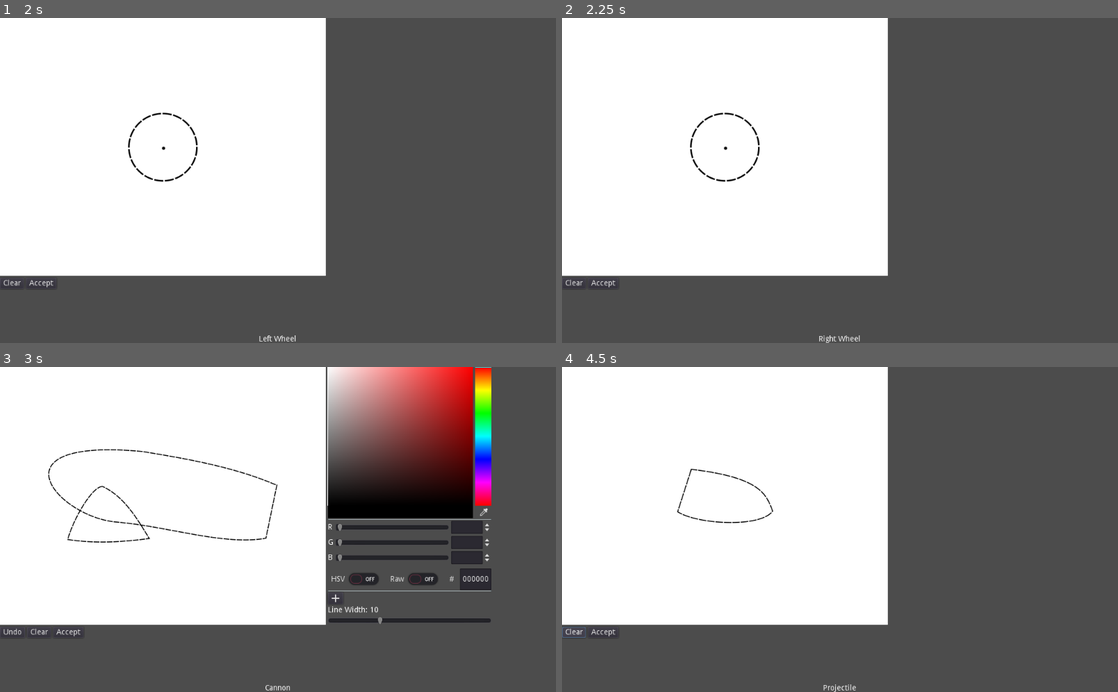
Above: before the commit, frames 1-4 (two rows, left to right).
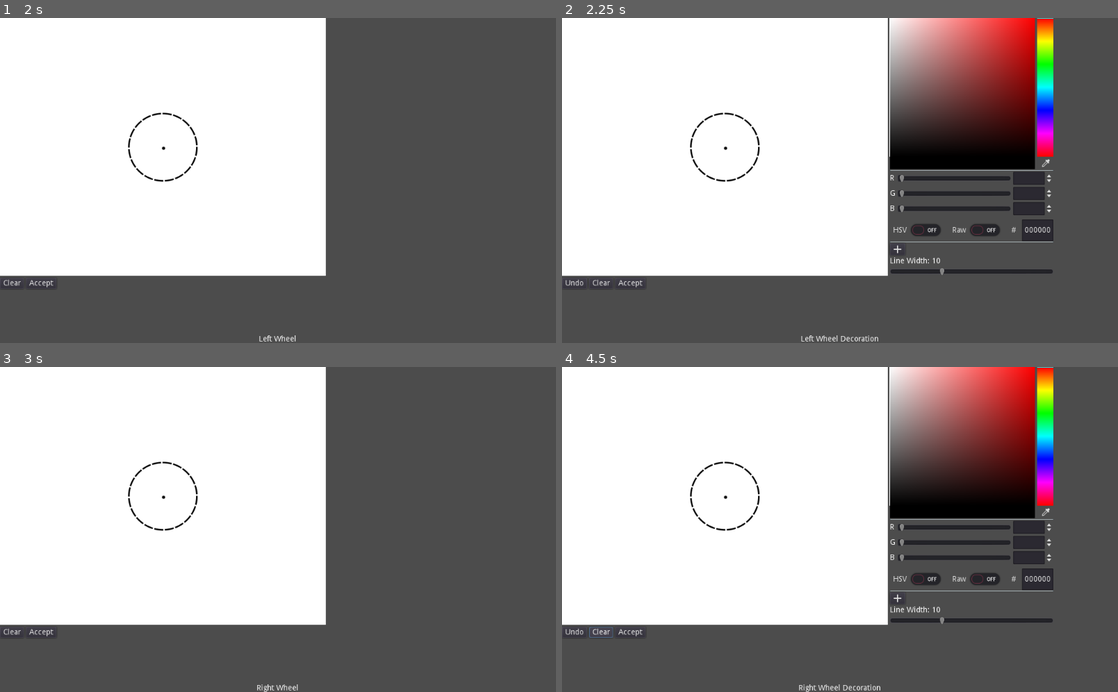
Above: after the commit, the same moments.

Repository: uspgamedev/Blueprint-Blast
Game: Godot game, scene res://canvas/Editor.tscn
Two runs of this game, one before a commit and one after it. Both use one fixed random seed, a clock stepped at 60 frames per second and the inputs below.
Inputs:
- Up to frame 1 (2 s): click "Accept" at 0.5 s; click "Accept" at 1.25 s
- Up to frame 2 (2.25 s): click "Accept" at 2 s
- Up to frame 3 (3 s): click "Accept" at 2.75 s
- Up to frame 4 (4.5 s): click "Accept" at 3.5 s; click "Clear" at 4.25 s

Frame 1 is identical in both runs. In frame 2, 16% of the frame differs, in the area x 0-89%, y 0-100%; in frame 3, 17%; in frame 4, 17%.

Commit message:
Added decorations for wheels

Diff:
--- a/project/CarMaker.gd
+++ b/project/CarMaker.gd
@@ -1,24 +1,28 @@
 extends Node
 
 enum States {
-	CHASSIS, CHASSIS_DECO, LEFT_WHEEL, RIGHT_WHEEL,
-	CANNON, PROJECTILE, PROJECTILE_DECO, DONE}
+	CHASSIS, CHASSIS_DECO, LEFT_WHEEL, LEFT_WHEEL_DECO,
+	RIGHT_WHEEL, RIGHT_WHEEL_DECO, CANNON,
+	PROJECTILE, PROJECTILE_DECO, DONE}
 
 const STATES_NAME = [
-	"Chassis", "Chassis Decoration", "Left Wheel", "Right Wheel",
+	"Chassis", "Chassis Decoration", "Left Wheel", "Left Wheel Decoration",
+	"Right Wheel", "Right Wheel Decoration",
 	"Cannon", "Projectile", "Projectile Decoration", "Done"
 ]
 const STATES_IMAGES = [
 	"res://assets/carro.png", "res://assets/carro.png", "res://assets/roda.png",
-	"res://assets/roda.png", "res://assets/canhao.png", "res://assets/bala.png",
-	"res://assets/bala.png"
+	"res://assets/roda.png", "res://assets/roda.png", "res://assets/roda.png",
+	"res://assets/canhao.png", "res://assets/bala.png", "res://assets/bala.png"
 ]
 
 var convex_hull : PoolVector2Array
 var left_wheel_hull : PoolVector2Array
 var left_wheel_line : Line2D
+var left_wheel_deco : Array
 var right_wheel_hull : PoolVector2Array
 var right_wheel_line : Line2D
+var right_wheel_deco : Array
 var outline : Line2D
 var chassis_line : Line2D
 var chassis_deco : Array
--- a/project/canvas/DecorationEditor.gd
+++ b/project/canvas/DecorationEditor.gd
@@ -29,6 +29,26 @@
 
 		CarMaker.state = CarMaker.States.LEFT_WHEEL
 		get_tree().change_scene("res://canvas/Editor.tscn")
+
+	elif CarMaker.state == CarMaker.States.LEFT_WHEEL_DECO:
+		canvas.drawing_scale = .3
+		CarMaker.left_wheel_deco = canvas.get_scaled_lines()
+		for line in CarMaker.left_wheel_deco:
+			line.position -= canvas.rect_size / 2
+
+		CarMaker.state = CarMaker.States.RIGHT_WHEEL
+		get_tree().change_scene("res://canvas/Editor.tscn")
+
+	elif CarMaker.state == CarMaker.States.RIGHT_WHEEL_DECO:
+		canvas.drawing_scale = .3
+		CarMaker.right_wheel_deco = canvas.get_scaled_lines()
+		for line in CarMaker.right_wheel_deco:
+			line.position -= canvas.rect_size / 2
+
+		CarMaker.outline = null
+		CarMaker.state = CarMaker.States.CANNON
+		get_tree().change_scene("res://canvas/DecorationEditor.tscn")
+
 	elif CarMaker.state == CarMaker.States.CANNON:
 		canvas.drawing_scale = .3
 		CarMaker.cannon = canvas.get_scaled_lines()
--- a/project/canvas/Editor.gd
+++ b/project/canvas/Editor.gd
@@ -25,21 +25,22 @@
 		get_tree().change_scene("res://canvas/DecorationEditor.tscn")
 	elif CarMaker.state == CarMaker.States.LEFT_WHEEL:
 		canvas.drawing_scale = .2
+		CarMaker.outline = canvas.get_line()
 		CarMaker.left_wheel_hull = canvas.get_convex_hull()
 		CarMaker.left_wheel_line = canvas.get_scaled_line()
 		CarMaker.left_wheel_line.position -= canvas.rect_size / 2
 
-		CarMaker.state = CarMaker.States.RIGHT_WHEEL
-		get_tree().change_scene("res://canvas/Editor.tscn")
+		CarMaker.state = CarMaker.States.LEFT_WHEEL_DECO
+		get_tree().change_scene("res://canvas/DecorationEditor.tscn")
 
 	elif CarMaker.state == CarMaker.States.RIGHT_WHEEL:
 		canvas.drawing_scale = .2
+		CarMaker.outline = canvas.get_line()
 		CarMaker.right_wheel_hull = canvas.get_convex_hull()
 		CarMaker.right_wheel_line = canvas.get_scaled_line()
 		CarMaker.right_wheel_line.position -= canvas.rect_size / 2
-		CarMaker.outline = null
 
-		CarMaker.state = CarMaker.States.CANNON
+		CarMaker.state = CarMaker.States.RIGHT_WHEEL_DECO
 		get_tree().change_scene("res://canvas/DecorationEditor.tscn")
 
 	elif CarMaker.state == CarMaker.States.PROJECTILE:
--- a/project/car/PlayerCar.gd
+++ b/project/car/PlayerCar.gd
@@ -13,15 +13,28 @@
 	if main.get("car_refs"):
 		main.car_refs.append(self)
 	if CarMaker.state == CarMaker.States.DONE:
+
+		#Chassis
 		$CollisionShape2D.shape.points = CarMaker.convex_hull
 		add_child(CarMaker.chassis_line)
 		for line in CarMaker.chassis_deco:
 			if (line):
 				add_child(line)
+
+		#Backwheel
 		back_wheel.add_child(CarMaker.left_wheel_line)
+		for line in CarMaker.left_wheel_deco:
+			if (line):
+				back_wheel.add_child(line)
+		back_wheel.get_parent().set_wheel_polygon(CarMaker.left_wheel_hull)
+
+		#Frontwheel
 		front_wheel.add_child(CarMaker.right_wheel_line)
-		back_wheel.get_parent().set_wheel_polygon(CarMaker.left_wheel_hull)
+		for line in CarMaker.right_wheel_deco:
+			if (line):
+				front_wheel.add_child(line)
 		front_wheel.get_parent().set_wheel_polygon(CarMaker.right_wheel_hull)
+
 		area = ConvexPolygonArea.get_convex_polygon_area(CarMaker.convex_hull)
 
 func _physics_process(delta):
--- a/project/car/PlayerCarWithWheels.tscn
+++ b/project/car/PlayerCarWithWheels.tscn
@@ -4,7 +4,6 @@
 [ext_resource path="res://car/WheelWithDull.tscn" type="PackedScene" id=2]
 
 [sub_resource type="ConvexPolygonShape2D" id=1]
-points = PoolVector2Array( 79.84, -20.8, 80.06, 15.55, -71.26, 14.94, -71.5, -21.4 )
 
 [node name="PlayerCar" type="RigidBody2D"]
 collision_mask = 6
